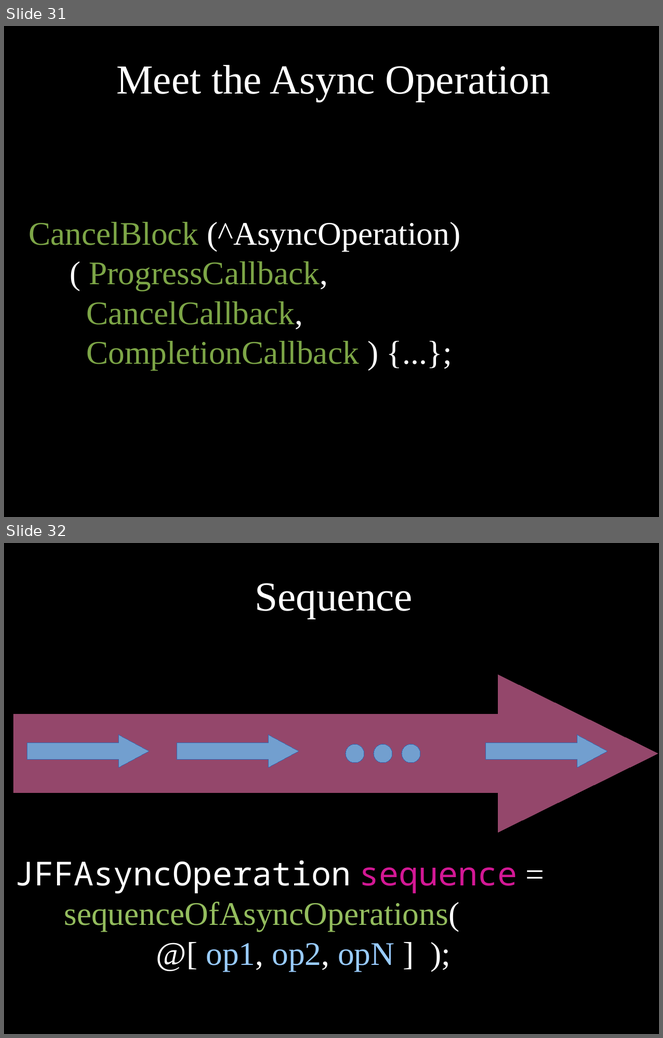
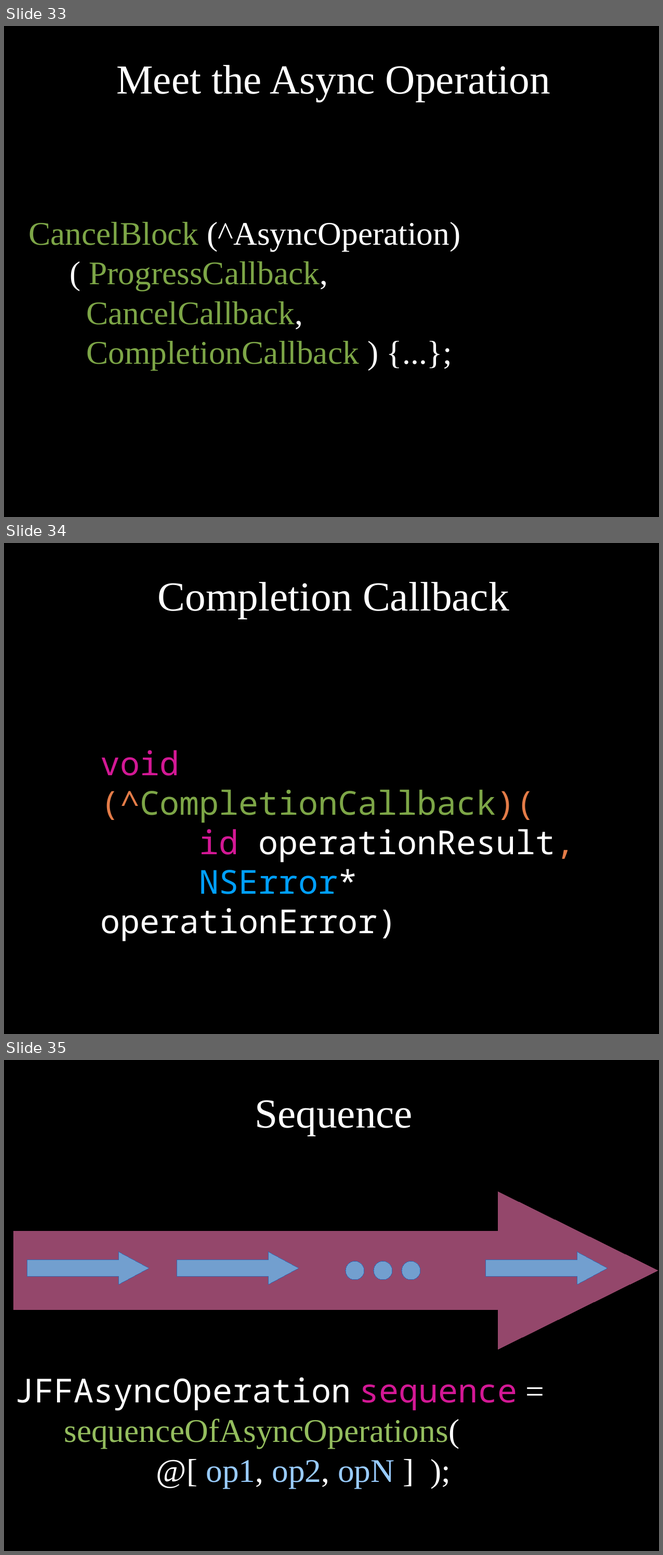
Before and after one commit to dodikk/iAsyncSlides, a slide deck: iAsync-slides.odp. Shown one above the other, each under a label of ours: slides 31 and 32 before the commit, slides 33, 34 and 35 after it. The pictures are 663x1038 and 663x1555 pixels, drawn with LibreOffice and Linux fonts; fonts in the diff are those of the drawing. Boxes give left, top, right and bottom in pixels: in the first picture for what was removed or moved away, otherwise in the second. Text is boxed around its words. In the diff, an @@ line names an element or a change of style, - is before the commit and + after.

```diff
--- a/iAsync-slides.odp
+++ b/iAsync-slides.odp
@@ slide 34 added at <box>4,543,659,1034</box>, background #000000 @@
@@ text added at <box>158,582,509,619</box>, 50 pt, text #FFFFFF @@
+Completion Callback
@@ text added at <box>100,750,575,942</box>, 40 pt, text #FFFFFF @@
+void (^CompletionCallback)(
+id operationResult,
+NSError* operationError)
@@ what was slide 31 is now slide 33 @@
@@ what was slide 32 is now slide 35 @@
```
Also in this commit, not shown: 5 other slides added, 2 slides removed, 3 other files.
